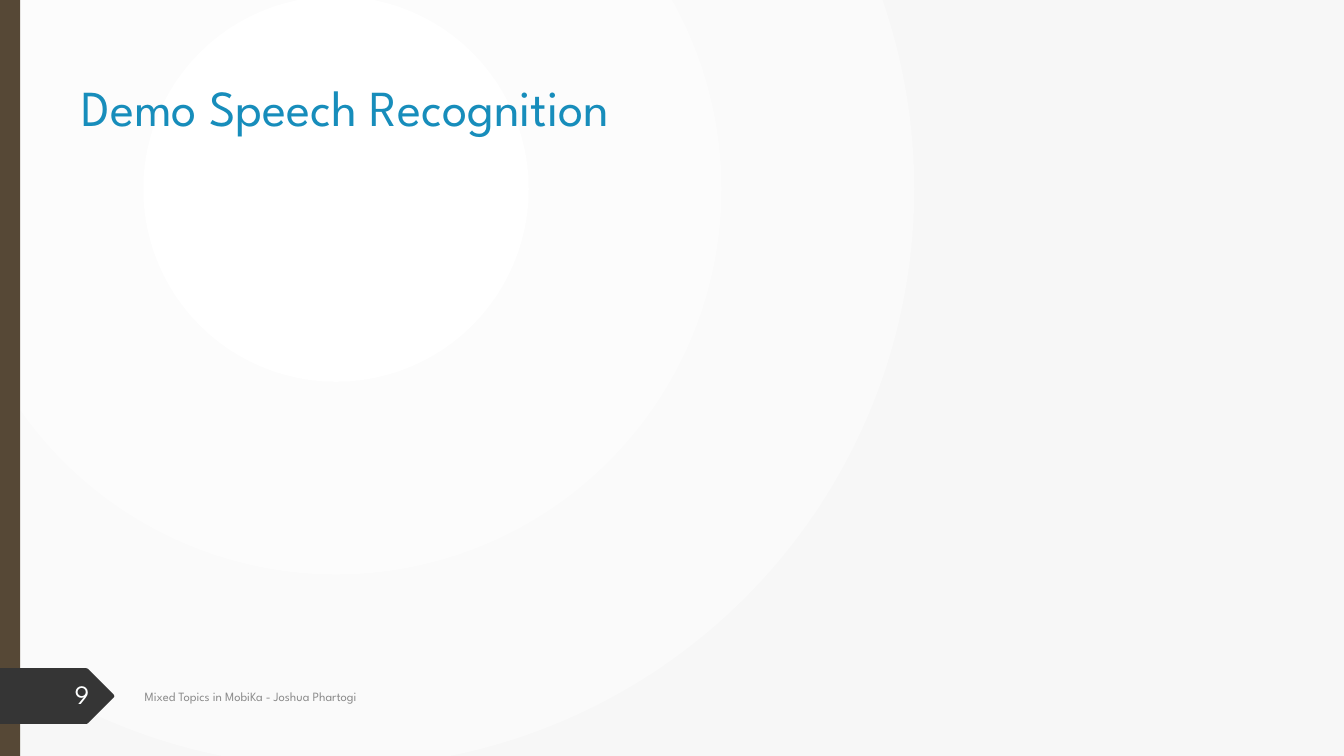
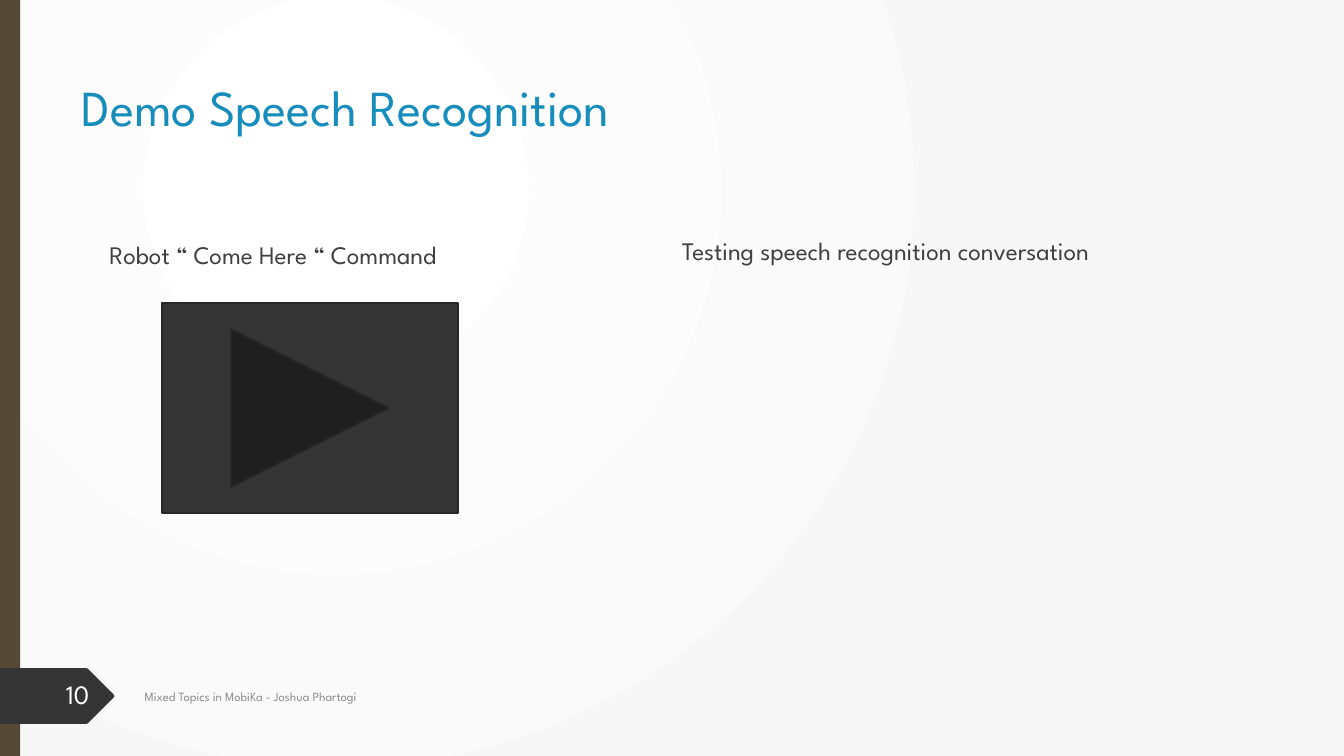
Before and after one commit to Jphartogi/Ipa_final_presentation, a slide deck: slide 10 of Internship Presentation.pptx (slide 9 before the commit). Drawn at 1344x756 pixels with LibreOffice and Linux fonts; fonts in the diff are those of the drawing. Boxes give left, top, right and bottom in pixels: in the first picture for what was removed or moved away, otherwise in the second. Text is boxed around its words. In the diff, an @@ line names an element or a change of style, - is before the commit and + after.

```diff
--- a/Internship Presentation.pptx
+++ b/Internship Presentation.pptx
@@ text added at bbox=[109, 246, 436, 265], 18 pt, text #404040 @@
+Robot “ Come Here “ Command
@@ text added at bbox=[682, 242, 1089, 266], 18 pt, text #404040 @@
+Testing speech recognition conversation
@@ action button forward next added at bbox=[162, 303, 458, 513], fill #353535, outline #272727 1.25 pt @@
@@ page number at bbox=[66, 686, 89, 705]: text changed @@
-9
+10
```
Also in this commit, not shown: 6 other slides changed, 2 slides added.
